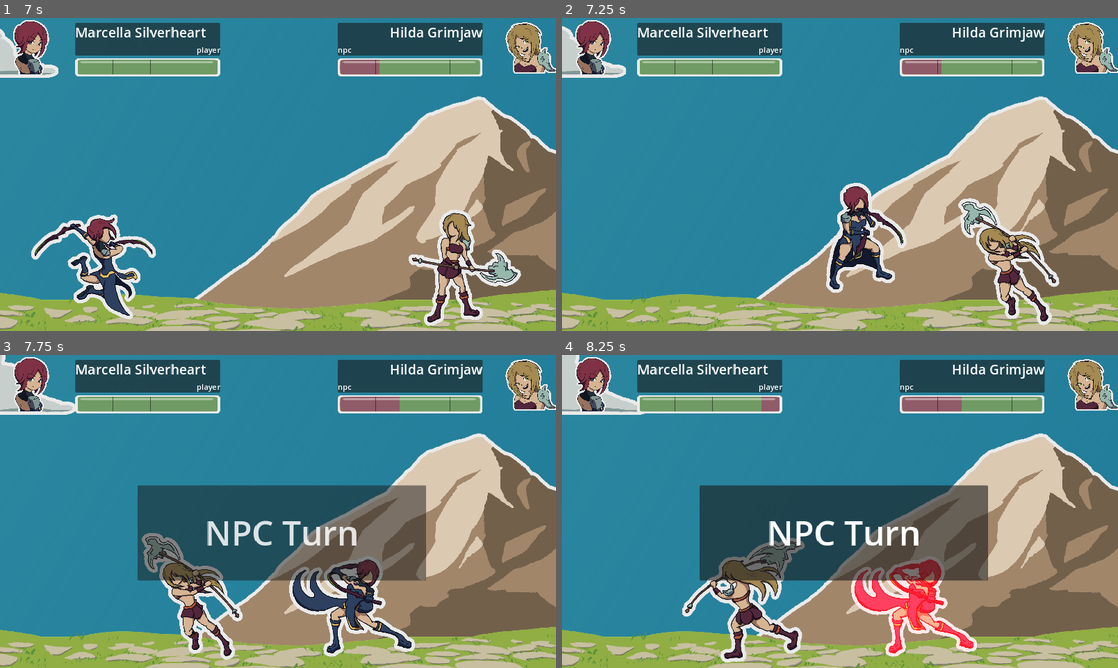
Above: before the commit, frames 1-4 (two rows, left to right).
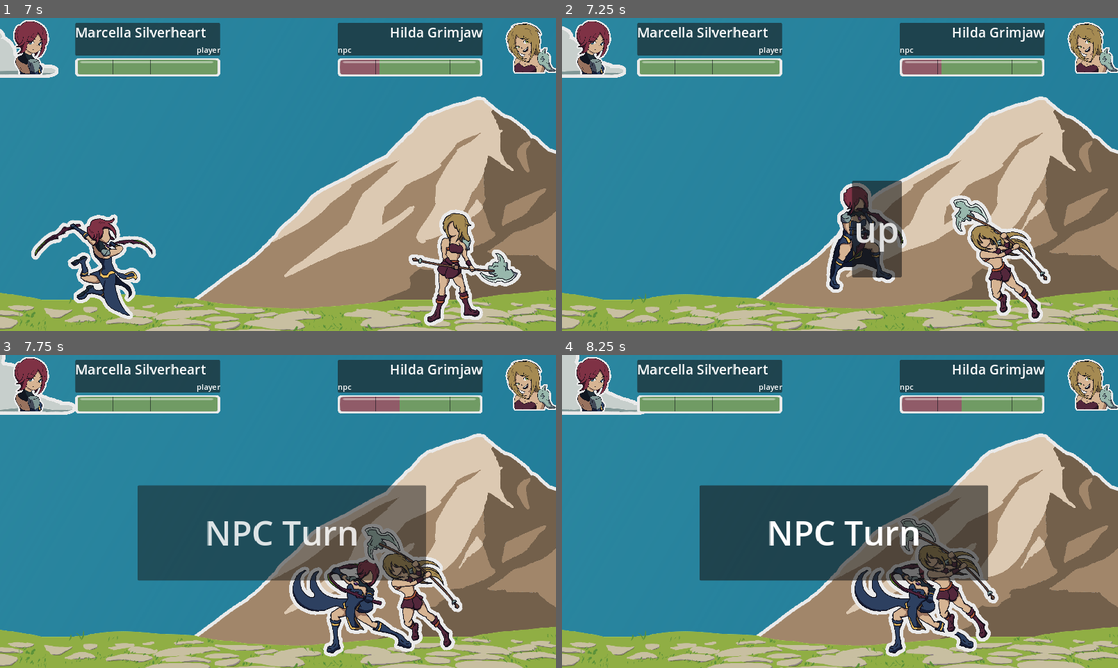
Above: after the commit, the same moments.

Repository: MajorZiploc/sticker_book_moments
Game: Godot game, scene res://lvls/battle_scene.tscn
Two runs of this game, one before a commit and one after it. Both use one fixed random seed, a clock stepped at 60 frames per second and the inputs below.
Inputs (mouse positions are in pixels of both pictures, inside the frame that each line leads up to):
- Up to frame 1 (7 s): click "Attack" at 0.5 s; tap Enter (ui_accept) at 1.25, 1.52, 2.27, 3.77, 4.52, 5.27, 6.77 s; move the mouse to (400, 158) at 1.27 s; hold D (right) 1.28-2.03 s; hold F 1.28-2.03 s; click (400, 158) at 1.42 s; move the mouse to (166, 190) at 2.02 s; hold S (down) 2.03-2.78 s; tap Space every 1.5 s from 2.1 to 6.6 s; move the mouse to (333, 105) at 2.77 s; hold D (right) 2.78-3.53 s; hold F 2.78-3.53 s; move the mouse to (250, 237) at 3.52 s; hold W (up) 3.53-4.28 s; click (250, 237) at 3.67 s; move the mouse to (444, 221) at 4.27 s; hold F 4.28-5.03 s; hold A (left) 4.28-5.78 s; move the mouse to (111, 127) at 5.02 s; move the mouse to (305, 174) at 5.77 s; hold S (down) 5.78-6.53 s; hold F 5.78-6.53 s; click (305, 174) at 5.92 s; move the mouse to (194, 96) at 6.52 s; hold D (right) from 6.53 s (still down)
- Up to frame 2 (7.25 s): keep holding D (right)
- Up to frame 3 (7.75 s): release D (right) at 7.25 s; click (316, 564) at 7.25 s, where only the run after the commit has a clickable "up"
- Up to frame 4 (8.25 s): move the mouse to (962, 495) at 8.02 s; hold W (up) from 8.03 s (still down); hold F from 8.03 s (still down)

Frame 1 is identical in both runs. In frame 2, 5.4% of the frame differs, in the area x 52-90%, y 52-99%; in frame 3, 5.7%; in frame 4, 8.0%, in the area x 21-79%, y 13-99%.

Commit message:
mk npc turn slower and increase total action count; minor renames

Diff:
--- a/lvls/battle_scene.gd
+++ b/lvls/battle_scene.gd
@@ -62,8 +62,8 @@
 var npc_init_position = Vector2(1020, 0);
 var attack_position_offset = Vector2(175, 0);
 var rng = RandomNumberGenerator.new();
-var qte_current_click_count = 0;
-var qte_click_total = 1;
+var qte_current_action_count = 0;
+var qte_total_actions = 4;
 var qte_min_x = 100;
 var qte_max_x = 850;
 var qte_min_y = 160;
@@ -125,7 +125,7 @@
   combat_unit.health_bar.value = (combat_unit.char.health / combat_unit.char.MAX_HEALTH) * 100;
 
 func full_round(attacker: CombatUnit, defender: CombatUnit):
-  await attack_sequence(attacker, defender);
+  await attack_sequence(attacker, defender, 1, false);
   is_player_turn = !is_player_turn;
   await get_tree().create_timer(0.5).timeout;
   var cam_tween = create_tween();
@@ -139,7 +139,7 @@
   await tween.finished;
   Tweens.await_tweens([tween, cam_tween])
   await get_tree().create_timer(0.5).timeout;
-  await attack_sequence(defender, attacker);
+  await attack_sequence(defender, attacker, 5, true, Tween.TRANS_LINEAR);
   tween = create_tween();
   tween.tween_property(player_choices, "modulate:a", 1, 1).set_trans(Tween.TRANS_EXPO);
   cam_tween = create_tween();
@@ -151,17 +151,16 @@
   combat_unit.char.take_damage(1);
   _update_unit_health_bar(combat_unit);
 
-# NOTE: in this func: is_player_turn actually means its enemy turn
-func attack_sequence(attacker: CombatUnit, defender: CombatUnit):
-  switch_qte_state_to(is_player_turn);
+func attack_sequence(attacker: CombatUnit, defender: CombatUnit, total_atk_time: float, is_npc_turn: bool, atk_trans: Tween.TransitionType = Tween.TRANS_EXPO):
+  switch_qte_state_to(is_npc_turn);
   attacker.char.preatk();
   defender.char.readied();
   var tween = create_tween();
-  tween.tween_property(attacker.path_follow, "progress_ratio", 1, 1).set_trans(Tween.TRANS_EXPO);
+  tween.tween_property(attacker.path_follow, "progress_ratio", 1, total_atk_time).set_trans(atk_trans);
   await tween.finished;
   attacker.char.postatk();
   var damage_taker = defender;
-  if is_player_turn and parried:
+  if is_npc_turn and parried:
     damage_taker = attacker;
     defender.char.postatk();
   deal_damage_to(damage_taker);
@@ -181,7 +180,7 @@
     update_qte_button();
     is_player_turn = !is_player_turn;
     parried = false;
-    qte_current_click_count = 0;
+    qte_current_action_count = 0;
     full_round(player, npc);
 
 func _init_bg_cloud_movements(clouds: Array[Sprite2D], start_x: float, end_x: float, total_move_secs: float, spacer: float):
@@ -208,9 +207,9 @@
   _init_bg_cloud_movements(background.sm_clouds, -800, 2500, 90, 0.1);
 
 func qte_event_update():
-  if qte_current_click_count < qte_click_total:
-    qte_current_click_count = qte_current_click_count + 1;
-    parried = qte_current_click_count == qte_click_total;
+  if qte_current_action_count < qte_total_actions:
+    qte_current_action_count = qte_current_action_count + 1;
+    parried = qte_current_action_count == qte_total_actions;
     update_qte_button();
     switch_qte_state_to(!parried);
 
